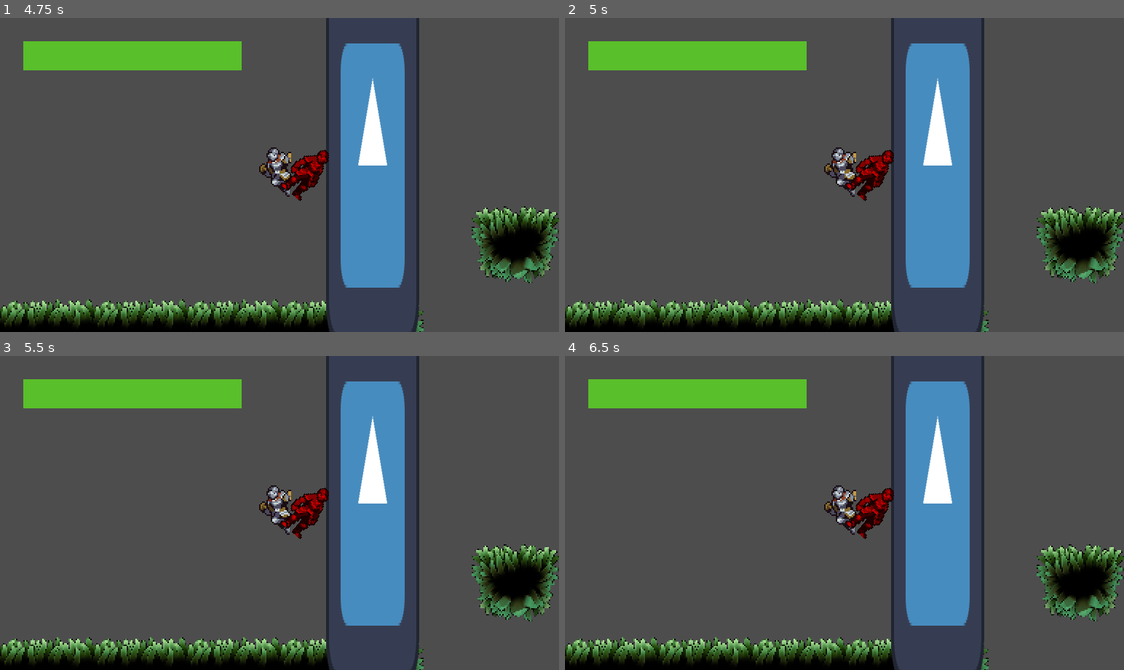
Above: before the commit, frames 1-4 (two rows, left to right).
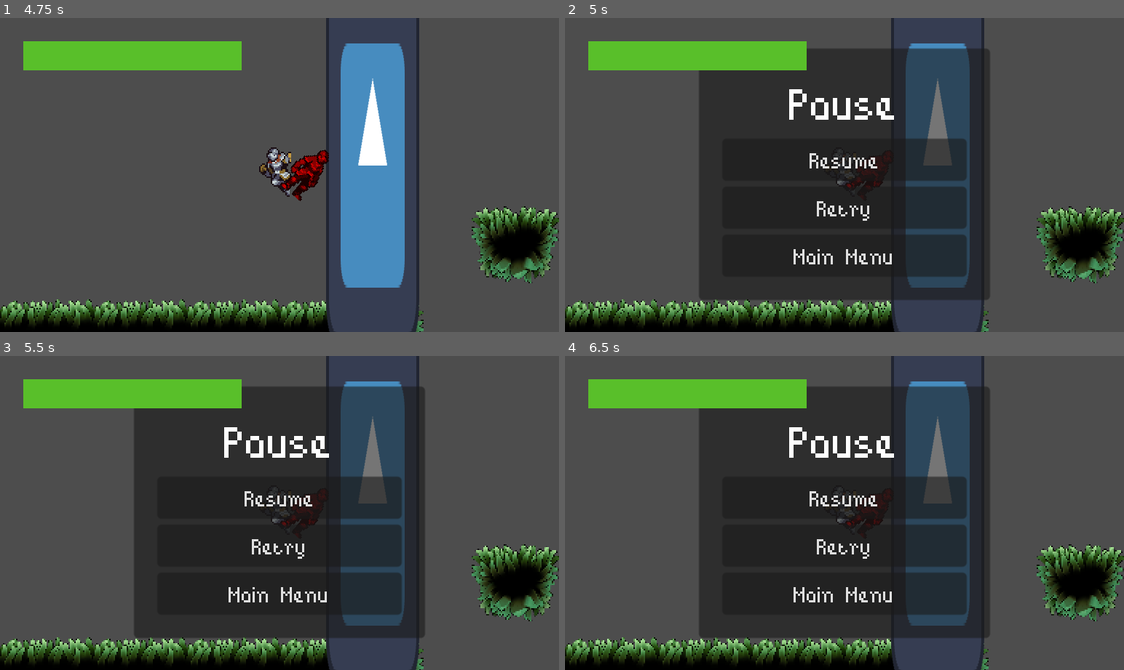
Above: after the commit, the same moments.

Repository: elixs/jenesis
Game: Godot game, scene res://ui/main_menu.tscn
Two runs of this game, one before a commit and one after it. Both use one fixed random seed, a clock stepped at 60 frames per second and the inputs below. The engine's default icon, where the game draws it, is replaced by a stand-in: a white triangle on a blue panel in a dark square.
Inputs (mouse positions are in pixels of both pictures, inside the frame that each line leads up to):
- Up to frame 1 (4.75 s): click "Start" at 0.5 s; move the mouse to (402, 159) at 1.27 s; hold D (move_right) 1.28-2.78 s; click (402, 159) at 1.35 s; tap Space (jump) at 1.52, 2.27, 3.77, 4.52 s; move the mouse to (167, 190) at 2.02 s; tap F (fire) at 2.1, 4.35 s; move the mouse to (335, 105) at 2.77 s; hold A (move_left) 2.78-3.53 s; right-click (335, 105) at 2.85 s; move the mouse to (251, 237) at 3.52 s; hold D (move_right) from 3.53 s (still down); click (251, 237) at 3.6 s; move the mouse to (447, 222) at 4.27 s
- Up to frame 2 (5 s): keep holding D (move_right); tap Escape (pause, bound only after the commit) at 4.9 s
- Up to frame 3 (5.5 s): release D (move_right) at 5 s; click (279, 544) at 5 s, where only the run after the commit has a clickable "Retry"
- Up to frame 4 (6.5 s): click (844, 544) at 5.75 s, where only the run after the commit has a clickable "Retry"

Frame 1 is identical in both runs. In frame 2, 39% of the frame differs, in the area x 24-76%, y 9-90%; in frame 3, 39%; in frame 4, 39%.

Commit message:
missing mapping

Diff:
--- a/project.godot
+++ b/project.godot
@@ -74,6 +74,11 @@
 "events": [Object(InputEventKey,"resource_local_to_scene":false,"resource_name":"","device":-1,"window_id":0,"alt_pressed":false,"shift_pressed":false,"ctrl_pressed":false,"meta_pressed":false,"pressed":false,"keycode":0,"physical_keycode":70,"key_label":0,"unicode":102,"echo":false,"script":null)
 ]
 }
+pause={
+"deadzone": 0.5,
+"events": [Object(InputEventKey,"resource_local_to_scene":false,"resource_name":"","device":-1,"window_id":0,"alt_pressed":false,"shift_pressed":false,"ctrl_pressed":false,"meta_pressed":false,"pressed":false,"keycode":0,"physical_keycode":4194305,"key_label":0,"unicode":0,"echo":false,"script":null)
+]
+}
 
 [layer_names]
 
